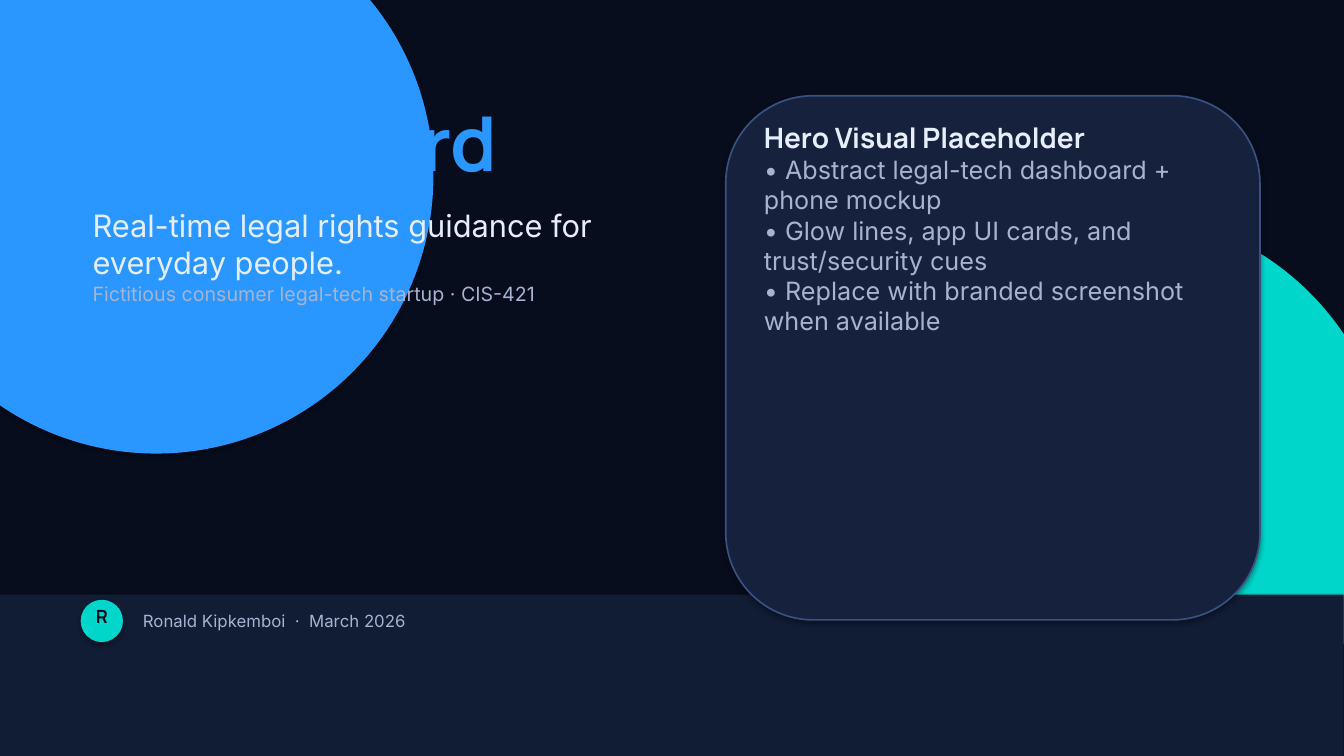
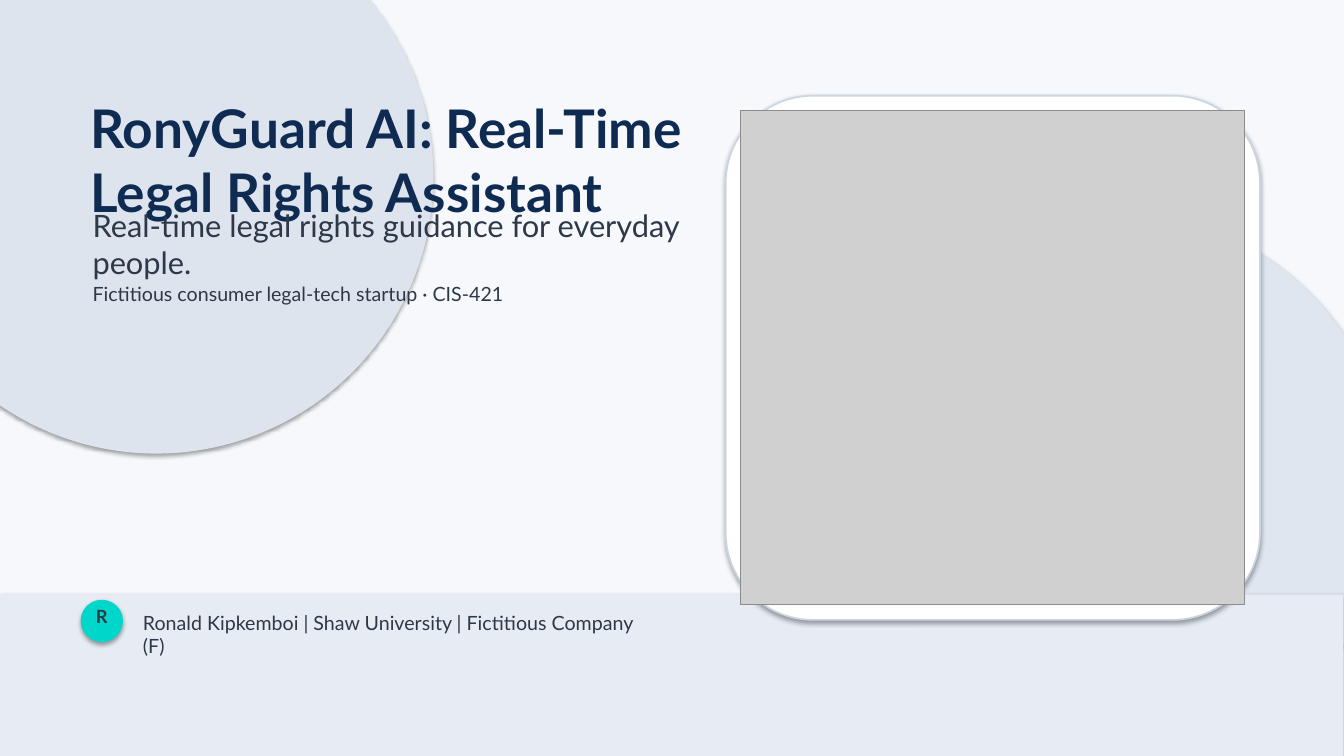
Before and after one commit to Ronykipkemboi/ai-legal-rights-assistant, a slide deck: slide 1 of Presentation.pptx. Drawn at 1344x756 pixels with LibreOffice and Linux fonts; fonts in the diff are those of the drawing; grey boxes stand for pictures. Boxes give left, top, right and bottom in pixels: in the first picture for what was removed or moved away, otherwise in the second. Text is boxed around its words. In the diff, an @@ line names an element or a change of style, - is before the commit and + after.

```diff
--- a/Presentation.pptx
+++ b/Presentation.pptx
@@ rectangle at <box>0,0,1344,756</box>: fill #070D1C to #F6F8FB @@
@@ ellipse at <box>0,0,434,454</box>: fill #2997FF to #DDE4EE @@
@@ text at <box>91,108,682,222</box>: text changed; size 54 to 38 pt; font Manrope to Lato; text colour #2997FF to #102B52 @@
-RonyGuard
+RonyGuard AI: Real-Time Legal Rights Assistant
@@ rounded rectangle at <box>726,96,1260,620</box>: fill #16213D to #FFFFFF; outline #3A5184 1.2 pt to #CBD6E5 1.2 pt @@
@@ picture added at <box>741,111,1245,605</box> @@
@@ text removed at <box>764,127,1183,330</box> @@
-Hero Visual Placeholder
-• Abstract legal-tech dashboard + phone mockup
-• Glow lines, app UI cards, and trust/security cues
-• Replace with branded screenshot when available
@@ text "Real-time legal rights guidance for ..." at <box>93,210,680,280</box>: font Inter to Lato, text colour #E6EEFC to #2D3848 @@
@@ ellipse at <box>837,212,1344,756</box>: fill #00D6C9 to #DFE6F0 @@
@@ text "Fictitious consumer legal-tech startup · ..." at <box>93,285,504,305</box>: font Inter to Lato, text colour #A6B4D1 to #2D3848 @@
@@ rectangle at <box>0,595,1344,756</box>: fill #111C35 to #E7ECF4 @@
@@ text "R" at <box>96,610,108,623</box>: font Manrope to Lato, text colour #070D1C to #2D3848 @@
@@ text at <box>143,615,634,656</box>: text changed; size 12 to 14 pt; font Inter to Lato; text colour #A6B4D1 to #2D3848 @@
-Ronald Kipkemboi · March 2026
+Ronald Kipkemboi | Shaw University | Fictitious Company (F)
```
Also in this commit, not shown: 6 other slides changed.
